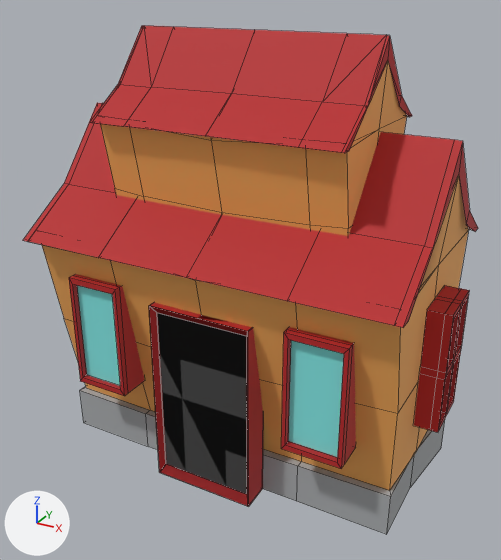
Two versions of the FBX model TomatoPasture/Assets/Models/Props/LowPolyHouse.fbx, one commit apart.
The view is the same before and after, from a camera (50 mm lens) standing at (2.79, -5.25, 3.25) and looking at (0.02, -0.22, 0.73). The axes (+X, +Y, +Z) are drawn at lower left. The lights are the same throughout. Mesh edges are drawn as thin lines. Where no turn or scale is listed for an object, it has been applied to the vertices.
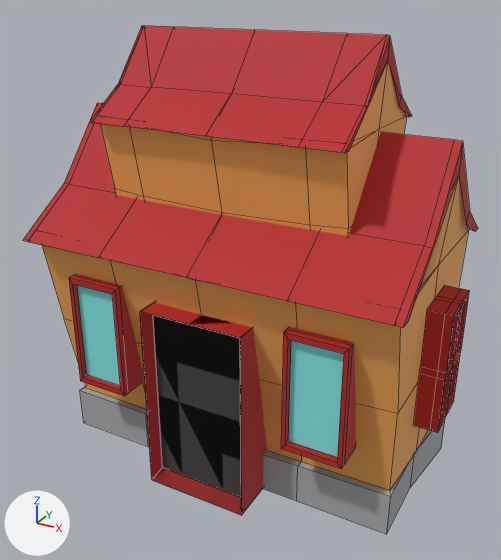
Changed parts and their boxes (x1, y1, x2, y2) in the pictures (501 x 560 px):
part 1 of me_cube_000, rebuilt (10% wider)
    before: (149, 302, 264, 507)
    after: (140, 302, 267, 515)
part 2 of me_cube_000, rebuilt
    before: (149, 303, 248, 506)
    after: (140, 303, 242, 514)

Patch to the scene script:
```diff
--- a/TomatoPasture/Assets/Models/Props/LowPolyHouse.fbx.py
+++ b/TomatoPasture/Assets/Models/Props/LowPolyHouse.fbx.py
@@ me_cube_000 @@
 # used by ob_cube; location = (0.001, -3.683, -0.015)
-me_cube_000.from_pydata(...)  # 842 vertices, 714 faces; spans x -1.85..1.85, y 2.34..4.74, z -1.0..2.86
+me_cube_000.from_pydata(...)  # 836 vertices, 710 faces; spans x -1.85..1.85, y 2.34..4.74, z -1.0..2.86
+# me_cube_000 part 1: the loose piece of 12 vertices spanning x -0.47..0.48, y 2.6..2.87, z -0.99..0.74 is rebuilt with 12 vertices and now spans x -0.47..0.48, y 2.48..3.09, z -0.99..0.74
+# me_cube_000 part 2: the loose piece of 12 vertices spanning x -0.48..0.47, y 2.6..2.87, z -0.99..0.74 is rebuilt with 12 vertices and now spans x -0.48..0.47, y 2.48..3.09, z -0.99..0.74
 me_cube_000.materials.append(mat_glass)
```
